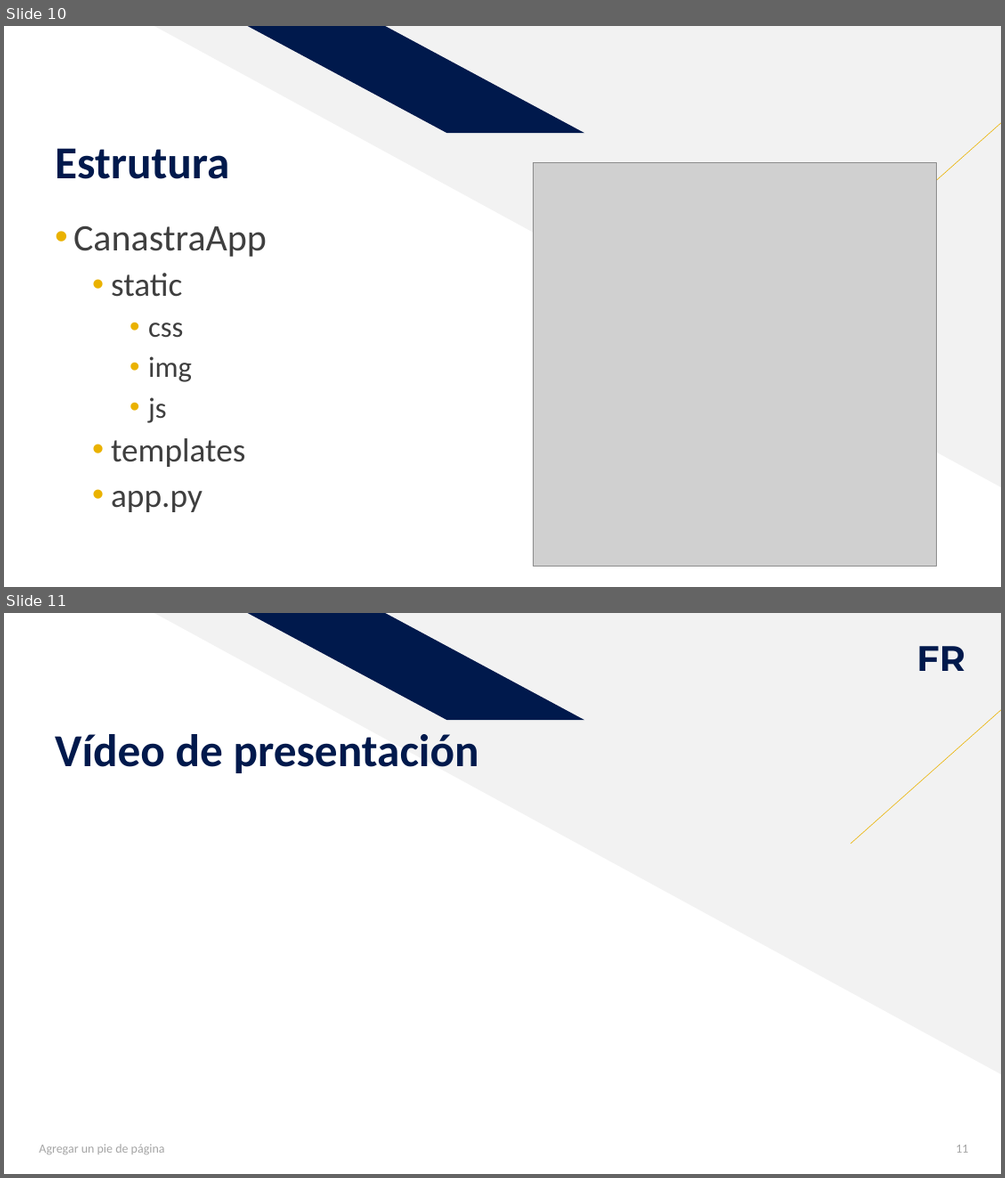
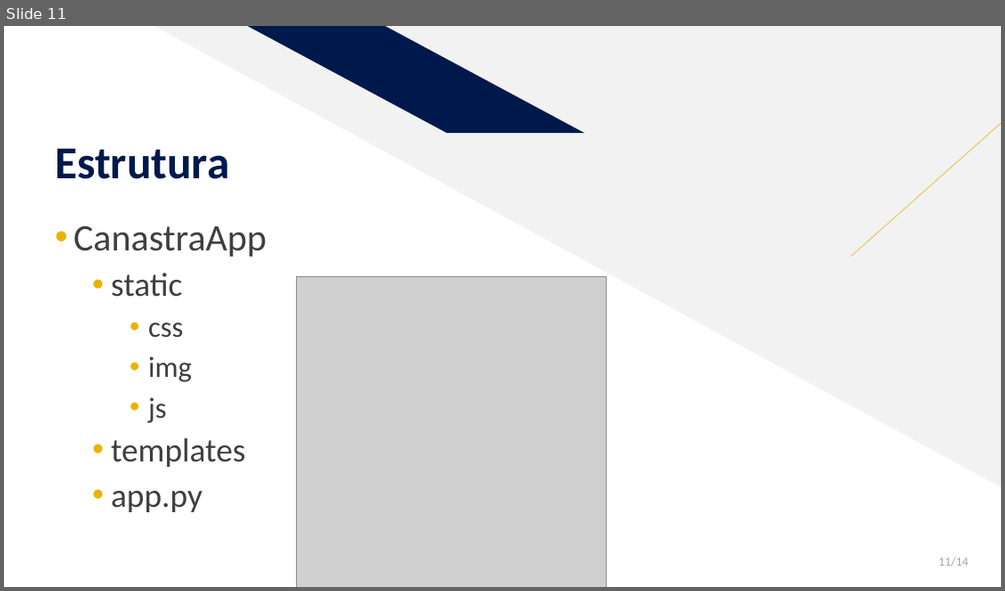
Before and after one commit to dbb-01/CanastraApp, a slide deck: Proxecto.pptx. Shown one above the other, each under a label of ours: slides 10 and 11 before the commit, slide 11 after it. The pictures are 1005x1178 and 1005x591 pixels, drawn with LibreOffice and Linux fonts; fonts in the diff are those of the drawing; grey boxes stand for pictures. Boxes give left, top, right and bottom in pixels: in the first picture for what was removed or moved away, otherwise in the second. Text is boxed around its words. In the diff, an @@ line names an element or a change of style, - is before the commit and + after.

```diff
--- a/Proxecto.pptx
+++ b/Proxecto.pptx
@@ slide 11 removed at <box>4,613,1001,1174</box>, background #FFFFFF; not listed: 3 template elements that a slide beside it also shows @@
@@ text removed at <box>916,646,964,671</box> @@
-FR
@@ title removed at <box>55,734,479,773</box> @@
-Vídeo de presentación
@@ text removed at <box>39,1143,165,1154</box> @@
-Agregar un pie de página
@@ page number removed at <box>955,1144,968,1152</box> @@
-11
@@ what was slide 10 is now slide 11 @@
@@ slide 11 changed as well @@
@@ picture removed at <box>533,162,937,566</box> @@
@@ picture added at <box>297,277,606,587</box> @@
@@ page number added at <box>938,556,969,565</box>, 12 pt, text #A5A5A5 @@
+11/14
```
Also in this commit, not shown: 11 other slides changed, 2 slides added.
